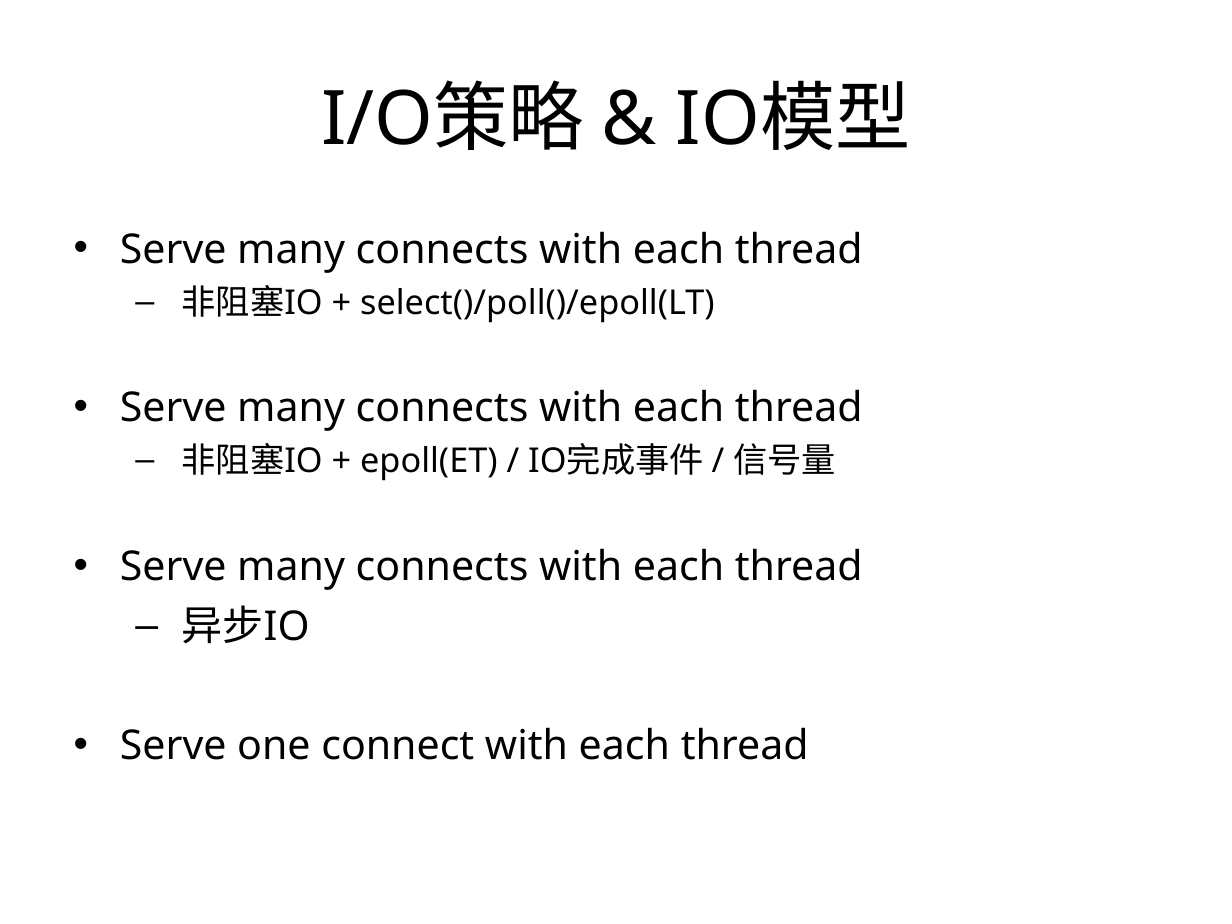
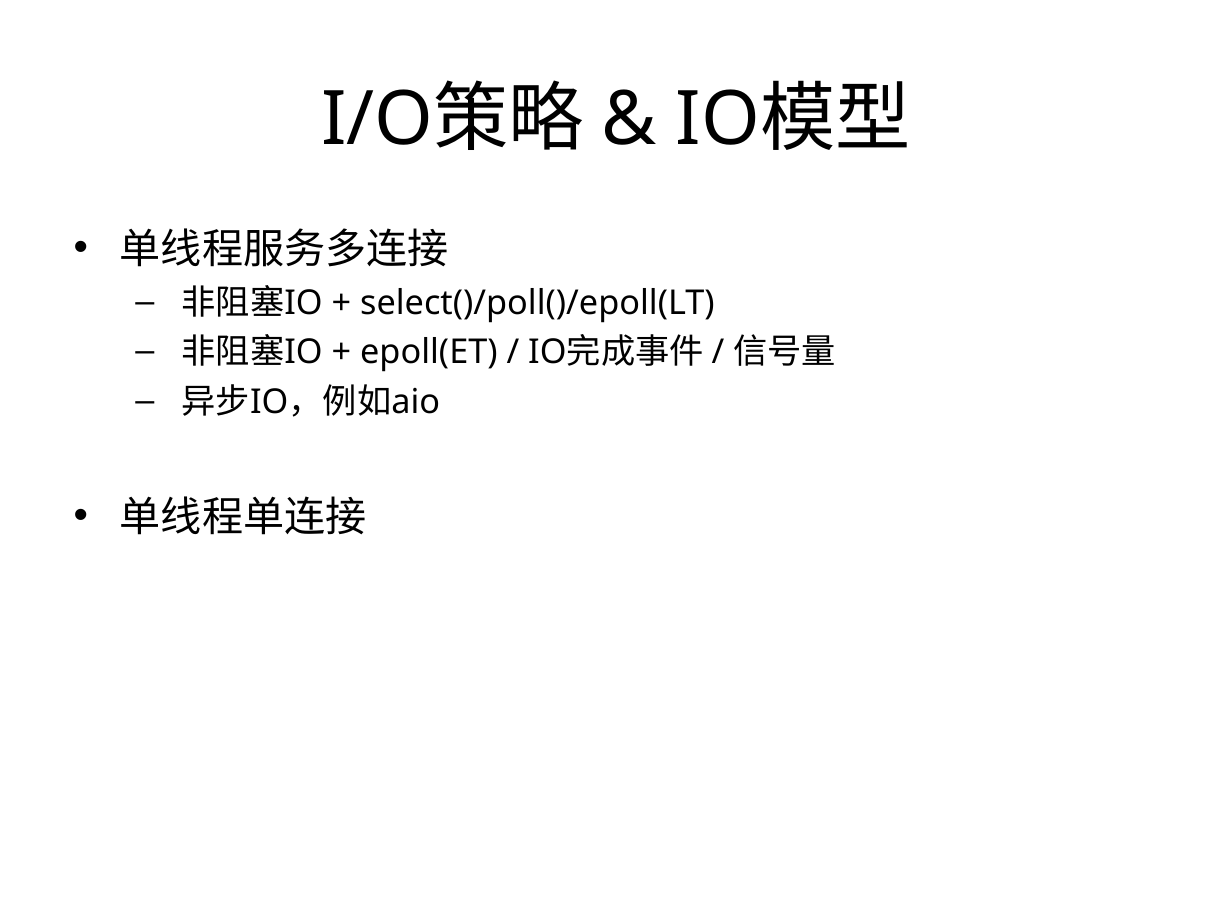
Before and after one commit to proxyio/xio, a slide deck: slide 7 of docs/PROXYIO.ppt. Drawn at 1232x924 pixels with LibreOffice and Linux fonts; fonts in the diff are those of the drawing. Boxes give left, top, right and bottom in pixels: in the first picture for what was removed or moved away, otherwise in the second. Text is boxed around its words. In the diff, an @@ line names an element or a change of style, - is before the commit and + after.

Commit message:
up

```diff
--- a/docs/PROXYIO.ppt
+++ b/docs/PROXYIO.ppt
@@ text at (120,228,449,267): text changed @@
-• Serve many connects with each thread
+• 单线程服务多连接
@@ text at (120,389,863,431): paragraph removed @@
-• Serve many connects with each thread
@@ text at (120,384,441,535): text changed; size 24 to 20 pt @@
-• Serve many connects with each thread
-  – 异步IO
-• Serve one connect with each thread
+  – 异步IO，例如aio
+• 单线程单连接
```
Also in this commit, not shown: 11 other slides changed, 12 slides added.
